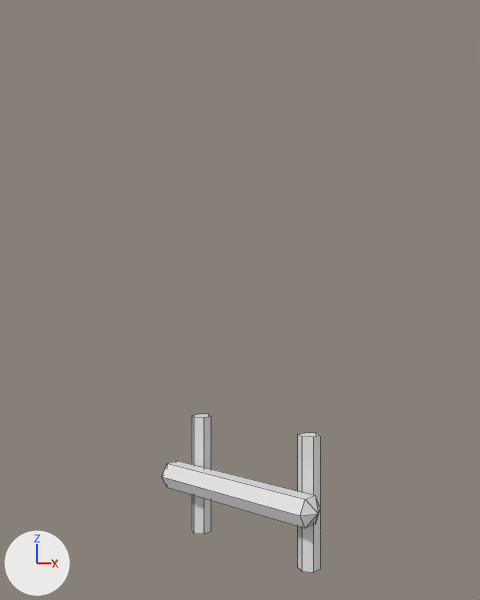
The Blender file torre.blend, before and after one commit.
Before and after are seen from a camera (50 mm lens) standing at (14.38, -14.05, 5.49) and looking at (1.95, -0.42, 5.26). Arrows for +X, +Y and +Z are at lower left; the lights stay in place. Mesh edges are drawn as thin lines. The same objects are shown in both versions, whatever each file hides.
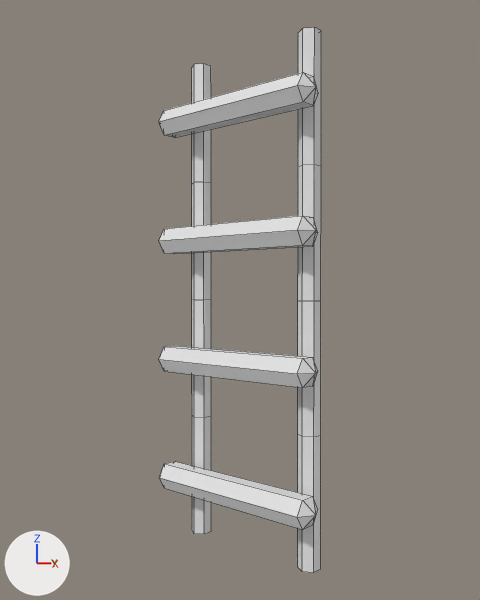
Scene script edits in JSON lines:
```json
{"op": "add", "block": "ob_cylinder", "code": "_m = ob_cylinder.modifiers.new('Array', 'ARRAY')"}
{"op": "add", "block": "ob_cylinder", "code": "_m.count = 4"}
{"op": "add", "block": "ob_cylinder", "code": "_m.constant_offset_displace = (0.0, 0.0, 0.0)"}
{"op": "add", "block": "ob_cylinder", "code": "_m.relative_offset_displace = (0.0, 0.0, 1.0)"}
```

Pixel boxes (x1, y1, x2, y2) of what changed, in the pictures (480 x 600 px):
```json
{"object": "Cylinder", "change": "modifiers changed", "before": [162, 414, 321, 573], "after": [159, 27, 321, 573], "on screen": "242% taller"}
```
